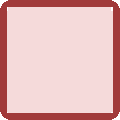
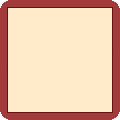
Two versions of the same layered image (120px x 120px). Layer-by-layer changes:
added layer "Layer 10 copy" above "Layer 10" over [left=7, top=7, right=113, bottom=113]
added layer "Layer 10" above "Layer 6" over [left=7, top=7, right=113, bottom=113]
painted on "Layer 6" over [left=9, top=9, right=34, bottom=92]
added layer "Layer 9" (75%) above "Layer 8" over [left=7, top=7, right=113, bottom=113]
hid "Layer 8" over [left=7, top=7, right=113, bottom=113]
